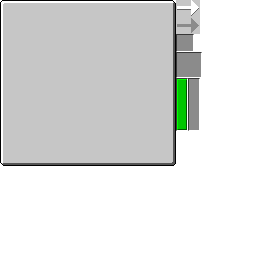
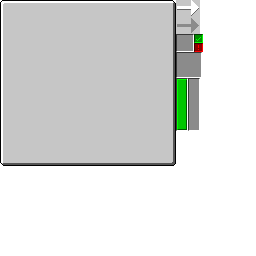
Before/after of a 256px x 256px layered artwork. What changed in the layer stack:
added layer "ok" above "error" over [194, 34, 203, 43]
added layer "error" above "main" over [194, 43, 203, 52]
